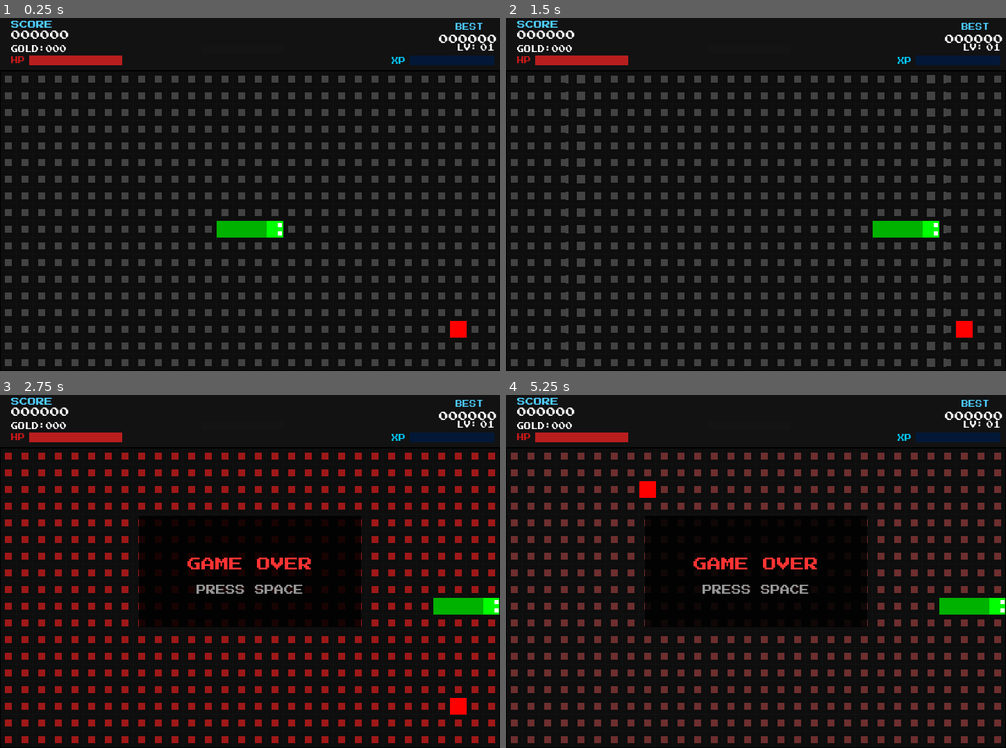
Above: before the commit, frames 1-4 (two rows, left to right).
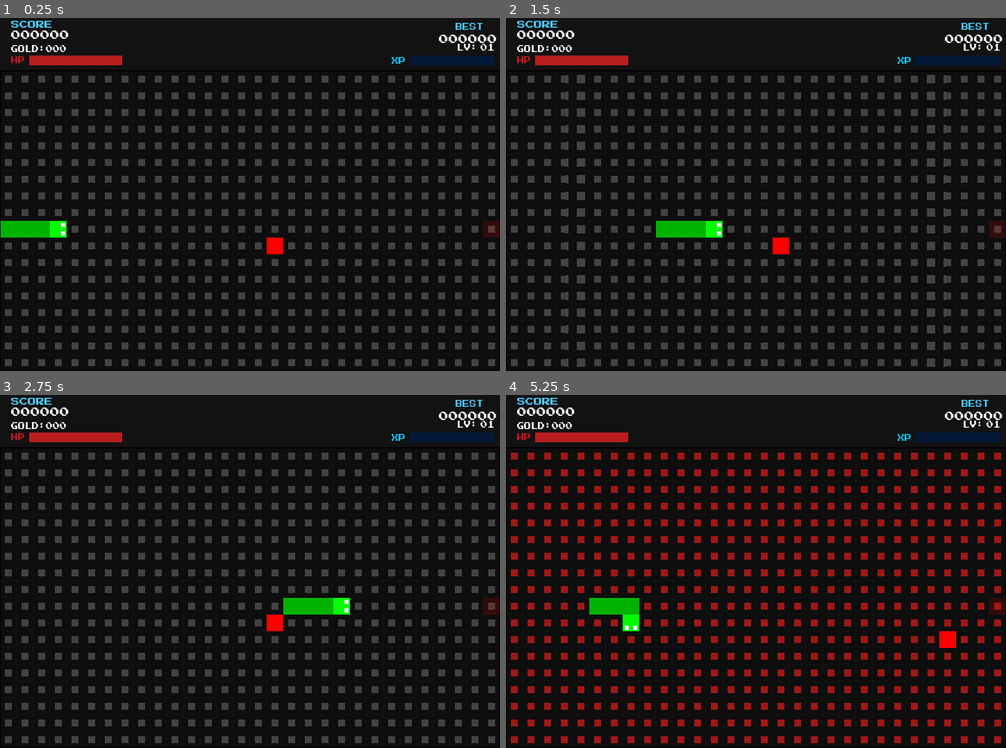
Above: after the commit, the same moments.

Repository: nastex123/snake-godot
Game: Godot game, scene res://Game.tscn
The game is run twice, just before and just after one commit, with the same random seed, the same clock (stepped at 60 frames per second) and the same inputs.
Inputs (mouse positions are in pixels of both pictures, inside the frame that each line leads up to):
- Up to frame 1 (0.25 s): no input
- Up to frame 2 (1.5 s): tap Enter (ui_accept) at 0.5, 0.77 s; move the mouse to (866, 176) at 0.52 s; hold Right (ui_right) 0.53-1.25 s; tap Q at 0.6 s; click (866, 176) at 0.67 s; drag from (656, 212) to (956, 321) at 1.27 s
- Up to frame 3 (2.75 s): move the mouse to (300, 493) at 2.02 s; hold Right (ui_right) from 2.03 s (still down); tap Shift at 2.1 s
- Up to frame 4 (5.25 s): release Right (ui_right) at 2.75 s; tap Space at 2.75, 4.25 s; drag from (731, 642) to (991, 596) at 2.77 s; move the mouse to (906, 624) at 3.52 s; hold Left (ui_left) 3.53-4.25 s; tap Keypad Enter at 3.6 s; tap Enter (ui_accept) at 3.77 s; drag from (606, 518) to (906, 596) at 4.27 s; move the mouse to (781, 571) at 5.02 s; hold Down (ui_down) from 5.03 s (still down); hold Ctrl from 5.03 s (still down); click (781, 571) at 5.17 s

The runs differ from the first frame. In frame 1, 1.7% of the frame differs, in the area x 0-100%, y 57-91%; in frame 2, 1.7%; in frame 3, 17%; in frame 4, 17%, in the area x 0-100%, y 16-99%.

Commit message:
Fase 3: sistema de salas con transiciones y puerta
- RoomData.gd: recurso con enum de tipos de sala
- MapManager.gd: autoload que genera mapa lineal de 7 salas
- Door.gd: puerta visual (rojo cerrada / verde abierta)
- SnakeController.gd: señal reached_door, set_doors() para posiciones de puerta
- Game.gd: enter_room(), _on_reached_door(), mark_room_cleared() al comer
- Bugfix: set_doors() después de reset() en enter_room()
- Bugfix: var room sin inferencia de tipo

Diff:
--- a/Game.gd
+++ b/Game.gd
@@ -7,9 +7,11 @@
 @onready var snake_renderer: SnakeRenderer = $GameArea/SnakeRenderer
 @onready var hud: HUD = $HUD
 @onready var eat_effects: EatEffects = $GameArea/EatEffects
+@onready var door: Door = $GameArea/Door
 @onready var eb = get_node("/root/EventBus")
 @onready var gm = get_node("/root/GameManager")
 @onready var rm = get_node("/root/RunManager")
+@onready var mm = get_node("/root/MapManager")
 var move_timer := 0.0
 var move_interval := 0.15
 func _ready() -> void:
@@ -22,6 +24,7 @@
 	snake_controller.ate_food.connect(_on_snake_ate_food)
 	snake_controller.hit_wall.connect(_on_snake_hit)
 	snake_controller.hit_self.connect(_on_snake_hit)
+	snake_controller.reached_door.connect(_on_reached_door)
 	reset_game()
 func _process(delta: float) -> void:
 	if gm.current_state == 7:
@@ -67,10 +70,29 @@
 	hud.update_level(rm.run_data.level)
 	hud.notify_streak(streak_val)
 	eat_effects.play(pos, streak_val)
+	mm.mark_room_cleared()
+	door.set_open(true)
+	snake_controller.set_doors([Vector2i(29, 9)], true)
 	food_spawner.spawn(snake_controller.snake)
 	snake_renderer.trigger_growth_flash()
 
 func _on_snake_hit() -> void: end_game()
+
+func _on_reached_door() -> void:
+	if not mm.advance_room():
+		end_game()
+		return
+	enter_room()
+
+func enter_room() -> void:
+	var room = mm.get_current_room()
+	door.set_open(false)
+	snake_controller.reset(Vector2i(2, 9), Vector2i.RIGHT)
+	snake_controller.set_doors([Vector2i(29, 9)], false)
+	snake_renderer.update_body(snake_controller.snake)
+	food_spawner.spawn(snake_controller.snake)
+	move_interval = rm.run_data.stats.base_move_interval
+	move_timer = 0.0
 
 func _update_combo(delta: float) -> void:
 	var combo = rm.run_data.get("combo_time", 0.0)
@@ -84,12 +106,8 @@
 
 func reset_game() -> void:
 	rm.reset_run()
+	mm.generate_map()
 	gm.current_state = gm.State.PLAYING
-	snake_controller.reset(Vector2i(15, 9), Vector2i.RIGHT)
-	move_interval = rm.run_data.stats.base_move_interval
-	move_timer = 0.0
-	rm.run_data.wave_time = 0.0
-	rm.run_data.wave_flash = 0.0
 	hud.hide_game_over()
 	hud.update_score(0)
 	hud.update_gold(0)
@@ -97,8 +115,7 @@
 	hud.set_hp(rm.run_data.stats.hp, rm.run_data.stats.hp_max)
 	hud.set_xp(0, rm.run_data.level * 50)
 	hud.reset_visuals()
-	snake_renderer.update_body(snake_controller.snake)
-	food_spawner.spawn(snake_controller.snake)
+	enter_room()
 
 func end_game() -> void:
 	eb.game_over.emit("death")
--- a/Game.tscn
+++ b/Game.tscn
@@ -11,6 +11,7 @@
 [ext_resource type="Script" uid="uid://h50f2a04mwjx" path="res://scenes/effects/EatEffects.gd" id="13_gd"]
 [ext_resource type="Script" uid="uid://b7s2fbcca2ihg" path="res://scenes/player/SnakeController.gd" id="14_gd"]
 [ext_resource type="Script" uid="uid://cp32cyfpfscxr" path="res://scenes/food/FoodSpawner.gd" id="15_gd"]
+[ext_resource type="Script" path="res://scenes/Door.gd" id="17_gd"]
 [ext_resource type="PackedScene" path="res://scenes/ui/HUD.tscn" id="16_pd"]
 
 [sub_resource type="ShaderMaterial" id="ShaderMaterial_48a72"]
@@ -92,6 +93,10 @@
 z_index = 1
 script = ExtResource("6_gd")
 
+[node name="Door" type="Node2D" parent="GameArea"]
+z_index = 2
+script = ExtResource("17_gd")
+
 [node name="AudioManager" type="Node" parent="." unique_id=482437364]
 script = ExtResource("8_gd")
 
--- /dev/null
+++ b/autoload/MapManager.gd
@@ -0,0 +1,45 @@
+extends Node
+class_name MapManager
+
+var rooms: Array[RoomData] = []
+var current_room_index: int = 0
+
+func generate_map() -> void:
+	rooms.clear()
+	current_room_index = 0
+	var types := [
+		RoomData.Type.NORMAL,
+		RoomData.Type.NORMAL,
+		RoomData.Type.NORMAL,
+		RoomData.Type.EVENT,
+		RoomData.Type.NORMAL,
+		RoomData.Type.SHOP,
+		RoomData.Type.BOSS,
+	]
+	for i in types.size():
+		var room := RoomData.new()
+		room.room_type = types[i]
+		room.room_index = i
+		room.is_boss = types[i] == RoomData.Type.BOSS
+		if i < types.size() - 1:
+			room.connections = [i + 1]
+		rooms.append(room)
+
+func get_current_room() -> RoomData:
+	if current_room_index < rooms.size():
+		return rooms[current_room_index]
+	return null
+
+func has_next_room() -> bool:
+	return current_room_index < rooms.size() - 1
+
+func advance_room() -> bool:
+	if not has_next_room():
+		return false
+	current_room_index += 1
+	return true
+
+func mark_room_cleared() -> void:
+	var room := get_current_room()
+	if room:
+		room.is_cleared = true
--- a/project.godot
+++ b/project.godot
@@ -22,6 +22,7 @@
 GameManager="res://autoload/GameManager.gd"
 RunManager="res://autoload/RunManager.gd"
 EventBus="res://autoload/EventBus.gd"
+MapManager="res://autoload/MapManager.gd"
 
 [display]
 
--- /dev/null
+++ b/resources/RoomData.gd
@@ -0,0 +1,10 @@
+extends Resource
+class_name RoomData
+
+enum Type { NORMAL, ELITE, EVENT, REST, TREASURE, SHOP, BOSS }
+
+@export var room_type: Type = Type.NORMAL
+@export var room_index: int = 0
+@export var is_cleared: bool = false
+@export var is_boss: bool = false
+@export var connections: Array[int] = []
--- /dev/null
+++ b/scenes/Door.gd
@@ -0,0 +1,19 @@
+extends Node2D
+class_name Door
+
+var _rect: ColorRect
+
+func _ready() -> void:
+	_rect = ColorRect.new()
+	_rect.size = Vector2(24, 24)
+	_rect.position = Vector2(29 * 24, 9 * 24)
+	add_child(_rect)
+	set_open(false)
+
+func set_open(open: bool) -> void:
+	if open:
+		_rect.color = Color(0, 1, 0, 0.3)
+		modulate = Color(1, 1, 1, 1)
+	else:
+		_rect.color = Color(1, 0, 0, 0.3)
+		modulate = Color(1, 1, 1, 0.5)
--- a/scenes/player/SnakeController.gd
+++ b/scenes/player/SnakeController.gd
@@ -9,11 +9,14 @@
 signal ate_food(head_pos: Vector2i)
 signal hit_wall()
 signal hit_self()
+signal reached_door()
 
 var snake: Array = []
 var direction := Vector2i.RIGHT
 var next_direction := Vector2i.RIGHT
 var head_visual: Node
+var door_positions: Array[Vector2i] = []
+var doors_open: bool = false
 
 func setup(start_pos: Vector2i, start_dir: Vector2i) -> void:
 	snake = [start_pos, start_pos + Vector2i.LEFT, start_pos + Vector2i.LEFT * 2, start_pos + Vector2i.LEFT * 3]
@@ -35,6 +38,9 @@
 	var head_pos: Vector2i = snake[0] + direction
 
 	if head_pos.x < 0 or head_pos.x >= GRID_WIDTH or head_pos.y < 0 or head_pos.y >= GRID_HEIGHT:
+		if doors_open and snake[0] in door_positions:
+			reached_door.emit()
+			return false
 		hit_wall.emit()
 		return false
 
@@ -58,4 +64,10 @@
 
 func reset(start_pos: Vector2i, start_dir: Vector2i) -> void:
 	snake.clear()
+	door_positions.clear()
+	doors_open = false
 	setup(start_pos, start_dir)
+
+func set_doors(positions: Array[Vector2i], open: bool) -> void:
+	door_positions = positions
+	doors_open = open
Not shown, added: autoload/MapManager.gd.uid
Not shown, added: resources/RoomData.gd.uid
Not shown, added: scenes/Door.gd.uid
Not shown, changed: AGENTS.md
